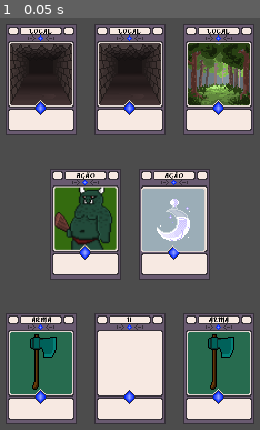
Above: before the commit, frame 1.
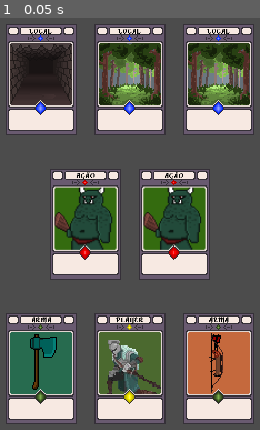
Above: after the commit, the same moment.

Repository: kdds22/Crawler-Card-RPG
Game: Godot game, scene res://scenes/MainCore.tscn
Same seed, same stepped clock (60 frames per second), same inputs: the game is played once before the commit and once after it.
Inputs:
- Up to frame 1 (0.05 s): no input

The runs differ from the first frame. In frame 1, 15% of the frame differs, in the area x 13-97%, y 6-94%.

Commit message:
Adicionado cores dos CRISTAIS da Carta ao tipa-la Adicionado Imagem temporaria do Player/Warrior

Diff:
--- a/project.godot
+++ b/project.godot
@@ -27,7 +27,6 @@
 
 window/size/width=720
 window/size/height=405
-window/size/fullscreen=true
 window/size/test_width=1920
 window/size/test_height=1080
 window/stretch/mode="2d"
--- a/scenes/CardBase.tscn
+++ b/scenes/CardBase.tscn
@@ -1,9 +1,10 @@
-[gd_scene load_steps=7 format=2]
+[gd_scene load_steps=8 format=2]
 
 [ext_resource path="res://scripts/CardBase.gd" type="Script" id=1]
 [ext_resource path="res://assets/cartas/card_based_1.png" type="Texture" id=2]
 [ext_resource path="res://assets/local/forest_1.png" type="Texture" id=3]
 [ext_resource path="res://assets/Alkhemikal.ttf" type="DynamicFontData" id=4]
+[ext_resource path="res://assets/cartas/joias_1.png" type="Texture" id=5]
 
 [sub_resource type="DynamicFont" id=1]
 font_data = ExtResource( 4 )
@@ -40,6 +41,19 @@
 clip_text = true
 uppercase = true
 
+[node name="CristalMini" type="Sprite" parent="Sprite"]
+position = Vector2( 0, -38 )
+texture = ExtResource( 5 )
+region_enabled = true
+region_rect = Rect2( 0, 0, 16, 16 )
+
+[node name="CristalBig" type="Sprite" parent="Sprite"]
+position = Vector2( 0, 25 )
+texture = ExtResource( 5 )
+region_enabled = true
+region_rect = Rect2( 0, 16, 16, 16 )
+
 [node name="CollisionShape2D" type="CollisionShape2D" parent="."]
+visible = false
 position = Vector2( 0, -1 )
 shape = SubResource( 2 )
--- a/scripts/CardBase.gd
+++ b/scripts/CardBase.gd
@@ -12,12 +12,49 @@
 #SET-GET do NOME da Carta
 func set_name_type(value : String):
 	$Sprite/NameType.text = value
+	set_cristais(value)
 func get_name_type():
 	return $Sprite/NameType.text
 
 
 #SETagem da IMAGEM da Carta
-func set_image_type(value : String):
+func set_image_type(value) -> void:
 	if value != "Null":
 		$Sprite/ImageType.texture = load(value)
 	else: print(value + " CardBase_set_image_type")
+
+	pass # func set_image_type
+
+
+#SETagem dos CRISTAIS da Carta
+func set_cristais(value : String) -> void:
+	match value:
+		"AÇÃO":
+			cristal_rect(Rect2(16,0,16,16), Rect2(16,16,16,16))
+
+			pass
+
+		"ARMA":
+			cristal_rect(Rect2(32,0,16,16), Rect2(32,16,16,16))
+
+			pass
+
+		"LOCAL":
+			cristal_rect(Rect2(0,0,16,16), Rect2(0,16,16,16))
+
+			pass
+
+		"PLAYER":
+			cristal_rect(Rect2(48,0,16,16), Rect2(48,16,16,16))
+
+			pass
+
+	pass # func set_cristais
+
+
+#Define a REGION da SPRITE dos cristais/joias -> CardBase
+func cristal_rect(rect2_mini : Rect2, rect2_big : Rect2):
+	$Sprite/CristalMini.region_rect = rect2_mini
+	$Sprite/CristalBig.region_rect = rect2_big
+
+	pass # func cristal_rect
--- a/scripts/global/CardManager.gd
+++ b/scripts/global/CardManager.gd
@@ -4,6 +4,7 @@
 # Pré-Carregamento
 #########################################################################################################
 
+onready var image_player = ["res://assets/player/warrior_1.png"]
 onready var image_local = ["res://assets/local/dungeon_1.png",
 							"res://assets/local/forest_1.png"]
 onready var image_action_monster = ["res://assets/inimigo/monstro_1.png"]
@@ -64,8 +65,9 @@
 
 	# Retorna a imagem do personagem [Guerreiro, Mago, Ladino], setado previamente numa variavel Global
 	if value == "player":
-		var image = len(image_local)
-		return "Null"
+		name = "PLAYER"
+		var image = len(image_player)
+		return [image_player[int(rand_range(0,image))], name]
 
 		pass # if value player
 
Binary file added: assets/cartas/joias_1.png
Not shown, added: assets/cartas/joias_1.png.import
Binary file added: assets/player/warrior_1.aseprite
Binary file added: assets/player/warrior_1.png
Not shown, added: assets/player/warrior_1.png.import
